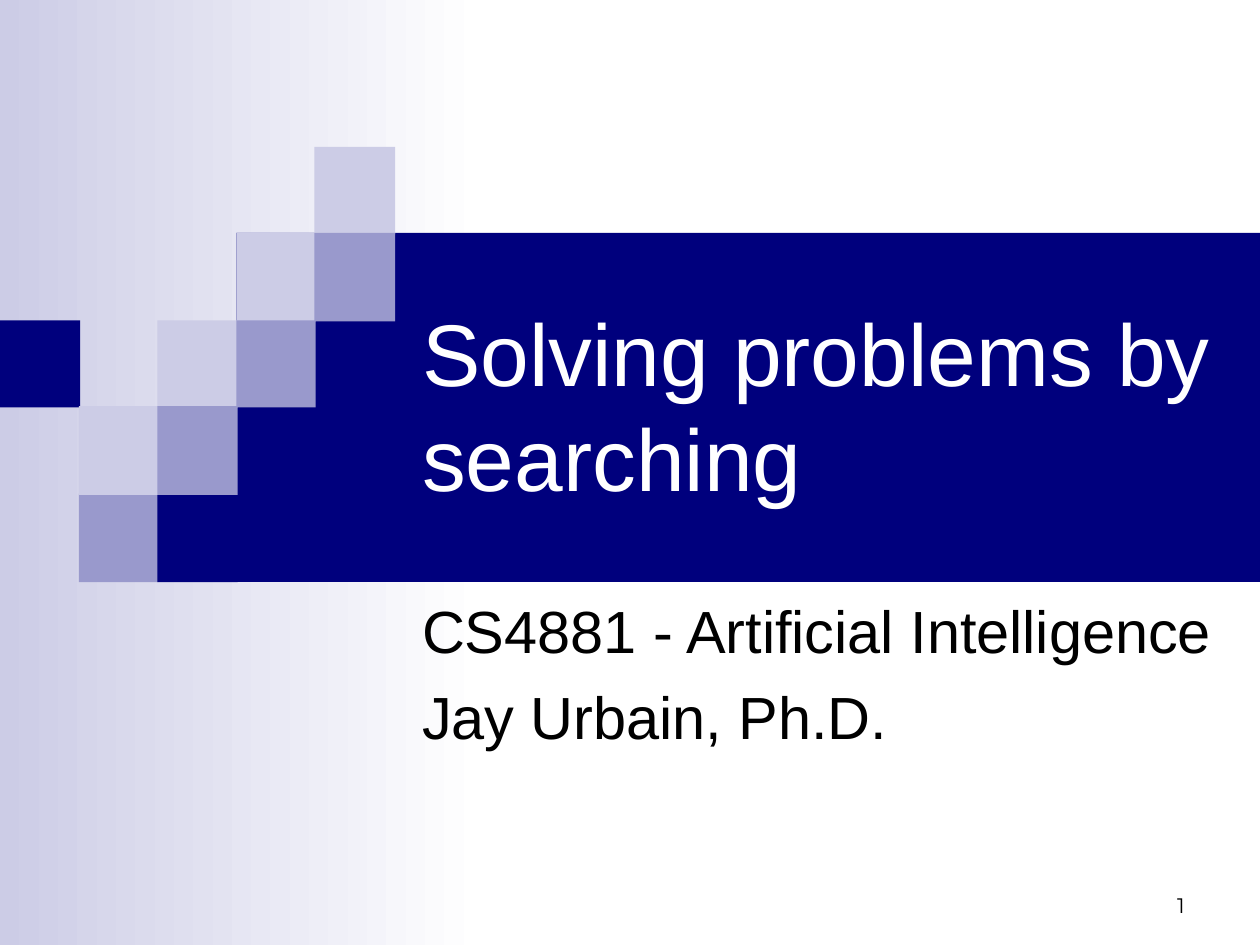
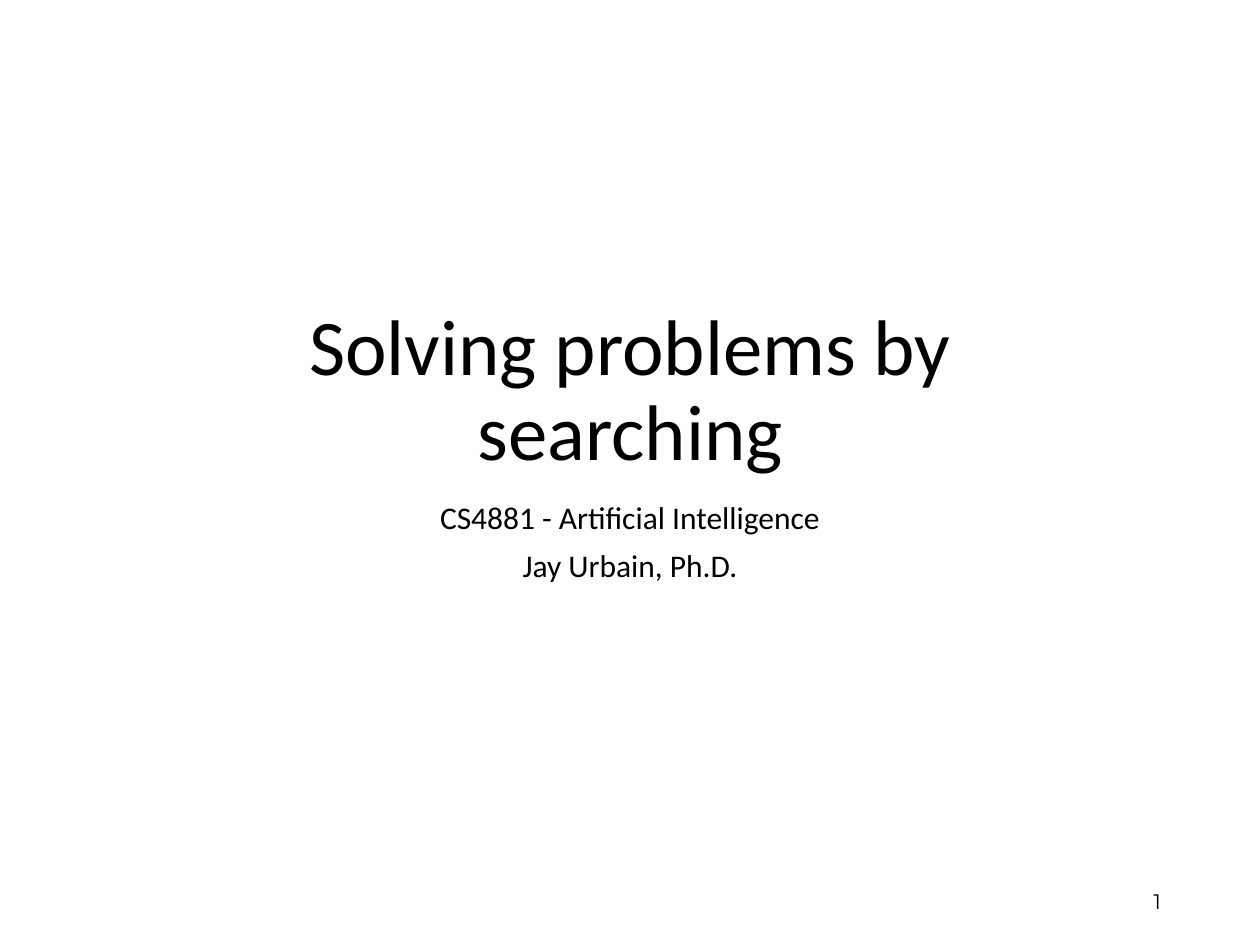
Before and after one commit to jayurbain/artificial-intelligence, a slide deck: slide 1 of slides/m3-search.ppt. Drawn at 1260x945 pixels with LibreOffice and Linux fonts; fonts in the diff are those of the drawing. Boxes give left, top, right and bottom in pixels: in the first picture for what was removed or moved away, otherwise in the second. Text is boxed around its words. In the diff, an @@ line names an element or a change of style, - is before the commit and + after.

Commit message:
assignment prob set 2 update and search slide update

```diff
--- a/slides/m3-search.ppt
+++ b/slides/m3-search.ppt
@@ title "Solving problems by searching": place and size @@
-title "Solving problems by searching" at [422,322,1209,508]
+title "Solving problems by searching" at [309,320,951,474]
@@ title "Solving problems by searching" at [309,320,951,474]: size 50 to 45 pt, font Arial to Calibri, text colour #FFFFFF to #000000; alignment left to centre; line spacing 1 to 0.9; vertical alignment middle to bottom @@
@@ group removed at [0,0,1260,945]: 12 rectangles @@
@@ subtitle "CS4881 - Artificial Intelligence": place and size @@
-subtitle "CS4881 - Artificial Intelligence" at [422,610,1211,750]
+subtitle "CS4881 - Artificial Intelligence" at [440,507,819,582]
@@ subtitle "CS4881 - Artificial Intelligence" at [440,507,819,582]: size 34 to 18 pt, font Arial to Calibri; alignment left to centre; line spacing 1 to 0.9; less space between paragraphs @@
@@ page number: place and size @@
-page number at [1177,898,1185,913]
+page number at [1153,894,1161,909]
@@ page number at [1153,894,1161,909]: vertical alignment bottom to middle @@
```
Also in this commit, not shown: 69 other slides changed, 5 other files.
